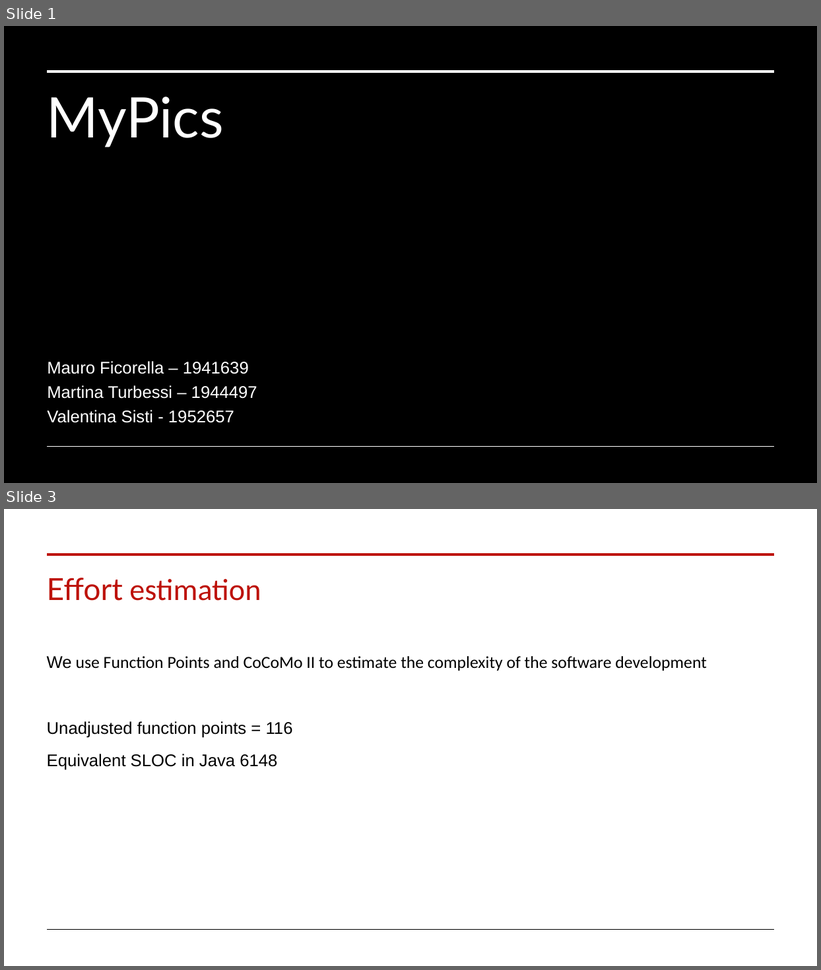
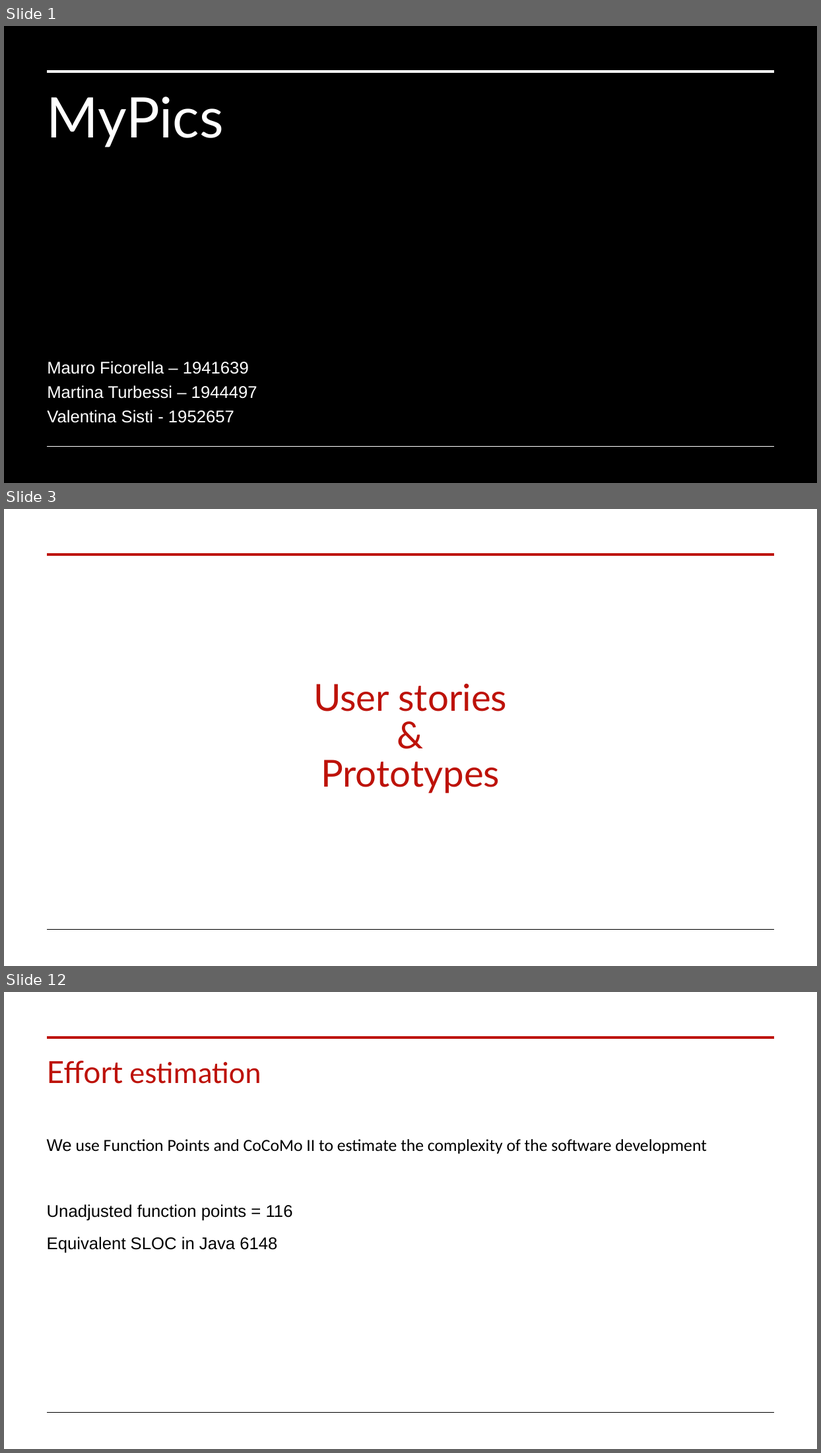
Before and after one commit to mauroficorella/LABAP, a slide deck: Documentation/LABAP.pptx. Shown one above the other, each under a label of ours: slides 1 and 3 before the commit, slides 1, 3 and 12 after it; the slides between them are not shown. The pictures are 821x970 and 821x1453 pixels, drawn with LibreOffice and Linux fonts; fonts in the diff are those of the drawing; background and template pictures are left out; a plain dark background stands for a picture behind light text. Boxes give left, top, right and bottom in pixels: in the first picture for what was removed or moved away, otherwise in the second. Text is boxed around its words. In the diff, an @@ line names an element or a change of style, - is before the commit and + after.

```diff
--- a/Documentation/LABAP.pptx
+++ b/Documentation/LABAP.pptx
@@ slide 3 added at (x1=4, y1=509, x2=817, y2=966), background #FFFFFF; not listed: 2 template elements that a slide beside it also shows @@
@@ title added at (x1=314, y1=684, x2=508, y2=793), 44 pt, text #BD1209 @@
+User stories
+&
+Prototypes
@@ what was slide 3 is now slide 12 @@
```
Also in this commit, not shown: 1 slide changed, 8 other slides added.
